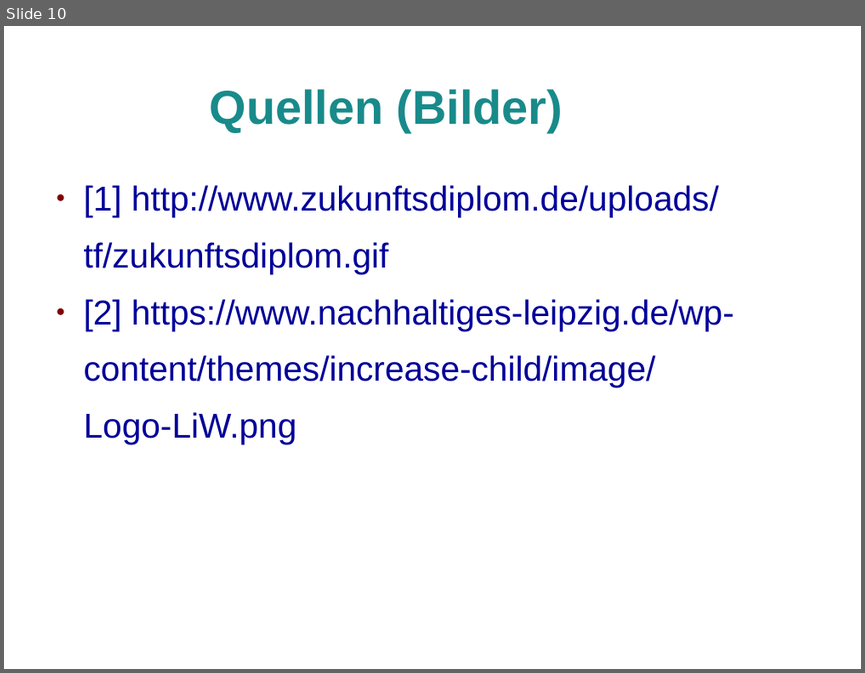
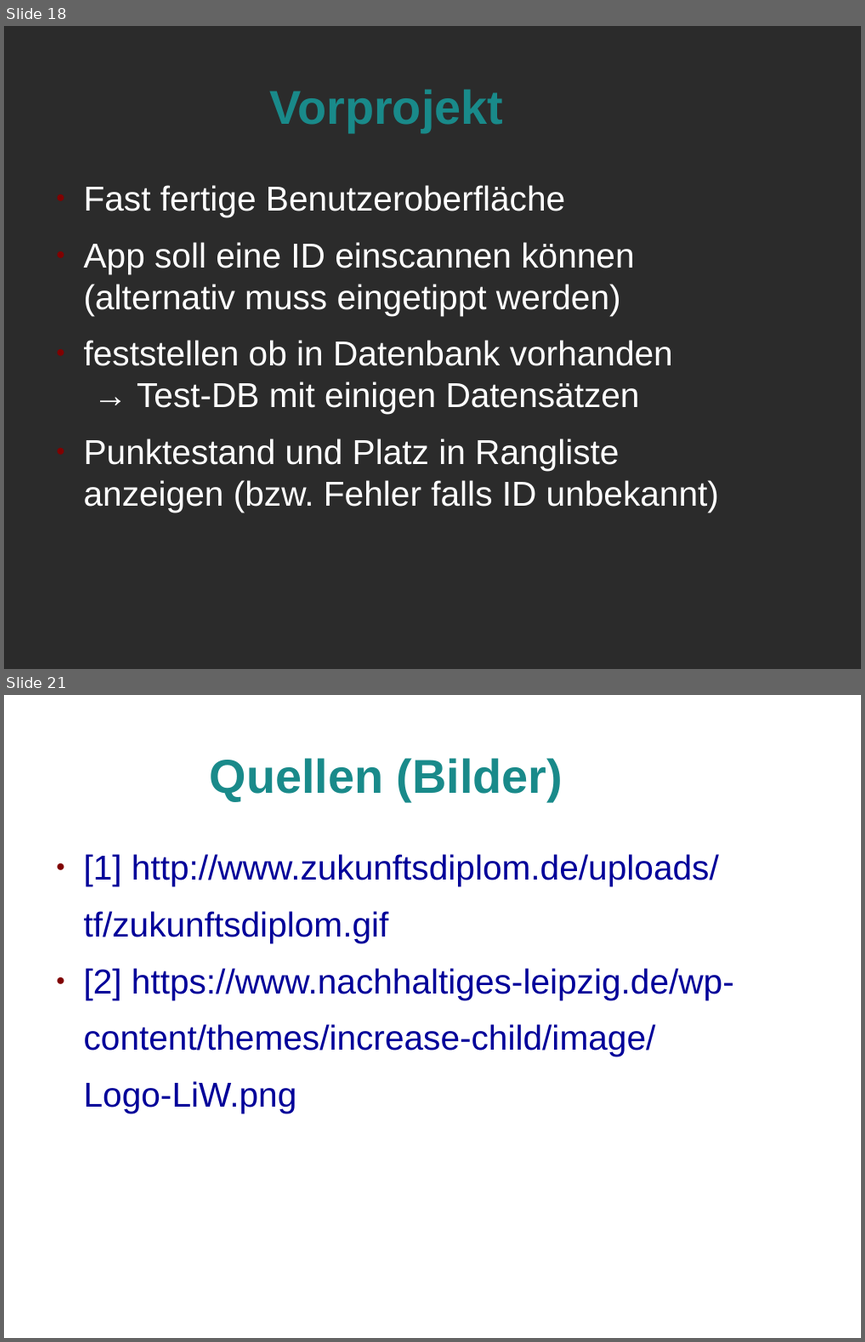
Before and after one commit to Marcel2603/hg17b, a slide deck: Dokumente/Review 1 Praesentation/Review 1.odp. Shown one above the other, each under a label of ours: slide 10 before the commit, slides 18 and 21 after it; the slides between them are not shown. The pictures are 865x673 and 865x1342 pixels, drawn with LibreOffice and Linux fonts; fonts in the diff are those of the drawing; background and template pictures are left out; a plain dark background stands for a picture behind light text. Boxes give left, top, right and bottom in pixels: in the first picture for what was removed or moved away, otherwise in the second. Text is boxed around its words. In the diff, an @@ line names an element or a change of style, - is before the commit and + after.

```diff
--- a/Dokumente/Review 1 Praesentation/Review 1.odp
+++ b/Dokumente/Review 1 Praesentation/Review 1.odp
@@ slide 18 added at bbox=[4, 26, 861, 669], background picture (left out) @@
@@ title added at bbox=[269, 89, 503, 132], 44 pt, text #198A8A, bold @@
+Vorprojekt
@@ text added at bbox=[84, 185, 719, 511], 32 pt, text #FFFFFF @@
+● Fast fertige Benutzeroberfläche
+● App soll eine ID einscannen können (alternativ muss eingetippt werden)
+● feststellen ob in Datenbank vorhanden
+  → Test-DB mit einigen Datensätzen
+● Punktestand und Platz in Rangliste anzeigen (bzw. Fehler falls ID unbekannt)
@@ what was slide 10 is now slide 21 @@
```
Also in this commit, not shown: 10 other slides added.
